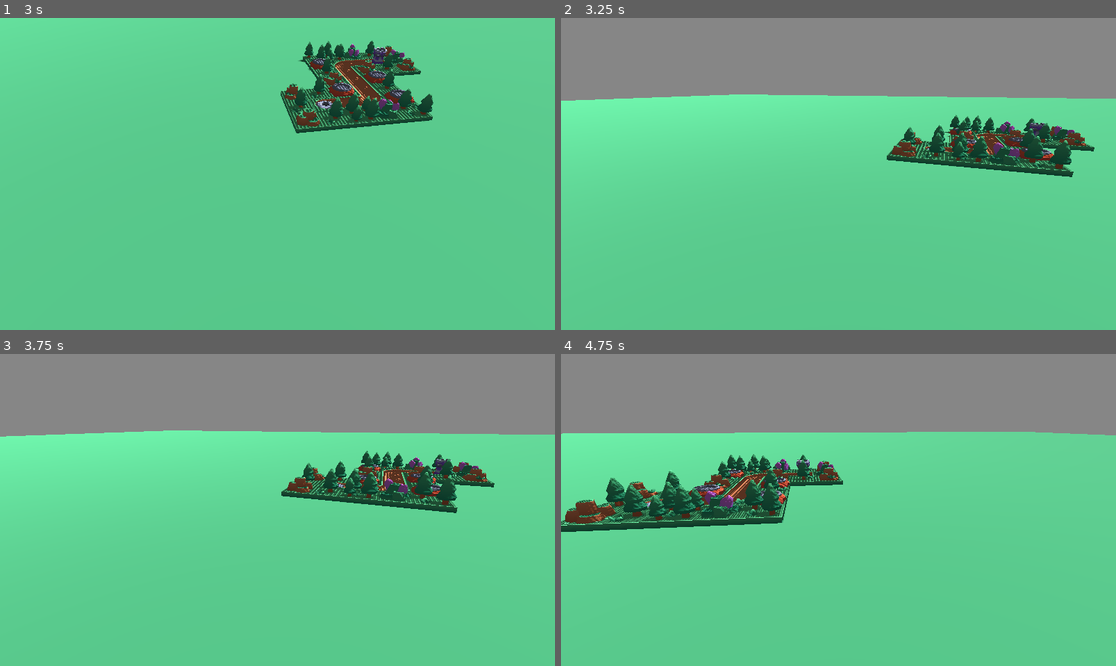
Above: before the commit, frames 1-4 (two rows, left to right).
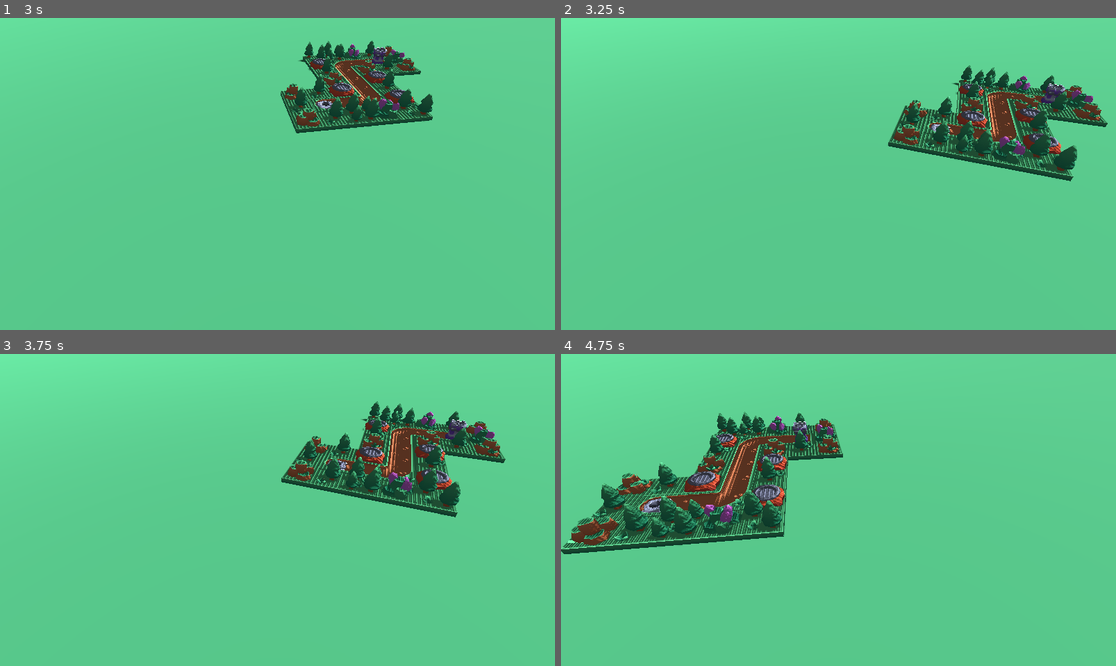
Above: after the commit, the same moments.

Repository: MarkStruik/Tiny-Stronghold
Game: Godot game, scene res://Level/Main.tscn
The game is run twice, just before and just after one commit, with the same random seed, the same clock (stepped at 60 frames per second) and the same inputs.
Inputs (mouse positions are in pixels of both pictures, inside the frame that each line leads up to):
- Up to frame 1 (3 s): move the mouse to (399, 158) at 0.52 s; hold S (cam_back) 0.53-1.25 s; click (399, 158) at 0.67 s; drag from (166, 189) to (249, 236) at 1.27 s; move the mouse to (333, 105) at 2.02 s; hold E (cam_cw) 2.03-2.75 s; click (333, 105) at 2.17 s; drag from (249, 236) to (111, 127) at 2.77 s
- Up to frame 2 (3.25 s): no input
- Up to frame 3 (3.75 s): tap Enter at 3.5 s; move the mouse to (444, 556) at 3.52 s; hold D (cam_left) from 3.53 s (still down); click (444, 556) at 3.67 s
- Up to frame 4 (4.75 s): release D (cam_left) at 4.25 s; drag from (672, 463) to (755, 432) at 4.27 s

Frame 1 is identical in both runs. In frame 2, 36% of the frame differs, in the area x 0-100%, y 0-53%; in frame 3, 36%; in frame 4, 36%, in the area x 0-100%, y 0-65%.

Commit message:
Update Main.tscn

Diff:
--- a/Level/Main.tscn
+++ b/Level/Main.tscn
@@ -35,6 +35,8 @@
 transform = Transform3D(1, 0, 0, 0, 1, 0, 0, 0, 1, 6.32434, 0, 3.25359)
 script = ExtResource("3_xq4ua")
 start_distance = 30.0
+min_pitch_deg = 35.0
+max_pitch_deg = 55.0
 auto_spin_on_start = true
 
 [node name="Pivot" type="Node3D" parent="CameraRig"]
